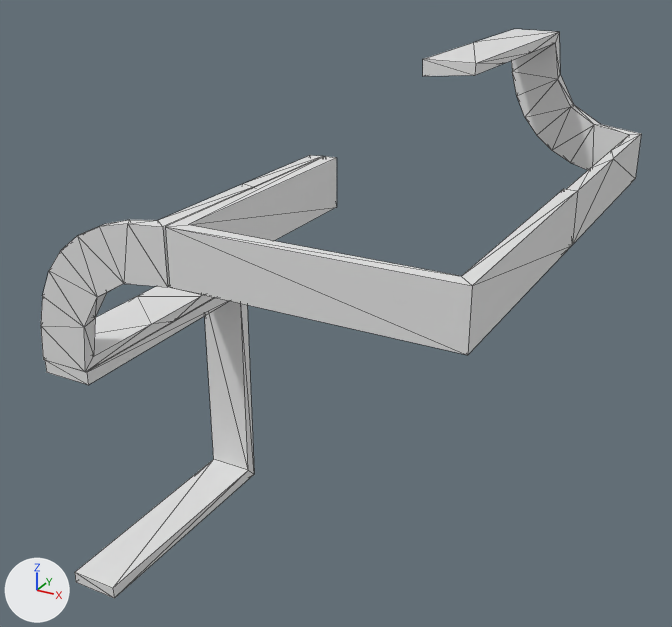
A saved change to the OBJ model data/bmc/SET_4W2C/t_295.obj.
Rendered twice from a 50 mm camera at (0.886, -1.568, 0.752) aimed at (0.025, -0.002, -0.031). The axes (+X, +Y, +Z) are drawn at lower left. The lights are the same throughout. Mesh edges are drawn as thin lines. Where no turn or scale is listed for an object, it has been applied to the vertices.

Names of what the first picture shows: 't_295'.
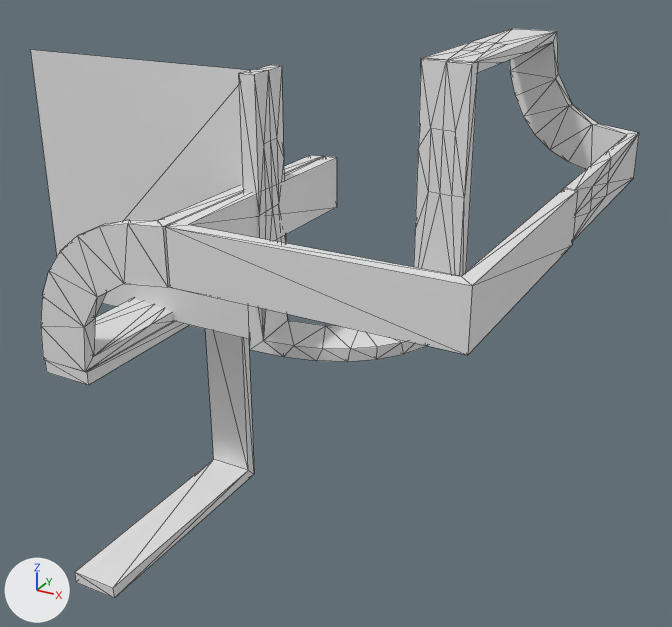
Where the change shows, as pixel boxes (x1, y1, x2, y2) in the pictures (672 x 627 px):
't_295', reshaped
    before: (41, 29, 641, 598)
    after: (31, 29, 639, 598)
part 1 of me_t_295, added
    after: (239, 59, 478, 361)
part 2 of me_t_295, added
    after: (420, 29, 639, 242)
part 3 of me_t_295, deleted
    before: (423, 29, 641, 245)
part 4 of me_t_295, built on
    before: (94, 157, 322, 356)
    after: (31, 50, 322, 356)

The change, as a list of edits to the scene's bpy script:
```text
Change me_t_295:
    used by ob_t_295; location = (0.0, 0.0, 0.0)
    remove me_t_295.from_pydata(...)  # 118 vertices, 224 faces; spans x -0.304..0.5, y -0.5..0.5, z -0.5..0.5
    add me_t_295.from_pydata(...)  # 252 vertices, 478 faces; spans x -0.5..0.5, y -0.5..0.5, z -0.5..0.501
    me_t_295 part 1: a new loose piece of 72 vertices spanning x 0.0..0.3, y -0.286..0.014, z 0.0..0.5
    me_t_295 part 2: a new loose piece of 72 vertices spanning x 0.196..0.496, y 0.0..0.5, z 0.201..0.501
    me_t_295 part 3
    42 vertices are removed from x 0.2..0.5, y 0.0..0.5, z 0.2..0.5
    84 faces are deleted
    me_t_295 part 4
    20 faces are deleted
    20 vertices are added at x -0.5..0.0, y -0.25..0.0, z -0.001..0.5
    6 new vertices lie (0.0, 0.125, 0.0) away from vertices in x -0.279..-0.004, y -0.25, z -0.001..0.274
    6 new vertices lie (0.0, 0.118, 0.0) away from vertices in x -0.278..-0.027, y -0.237, z 0.022..0.273
    78 new faces join them
```
